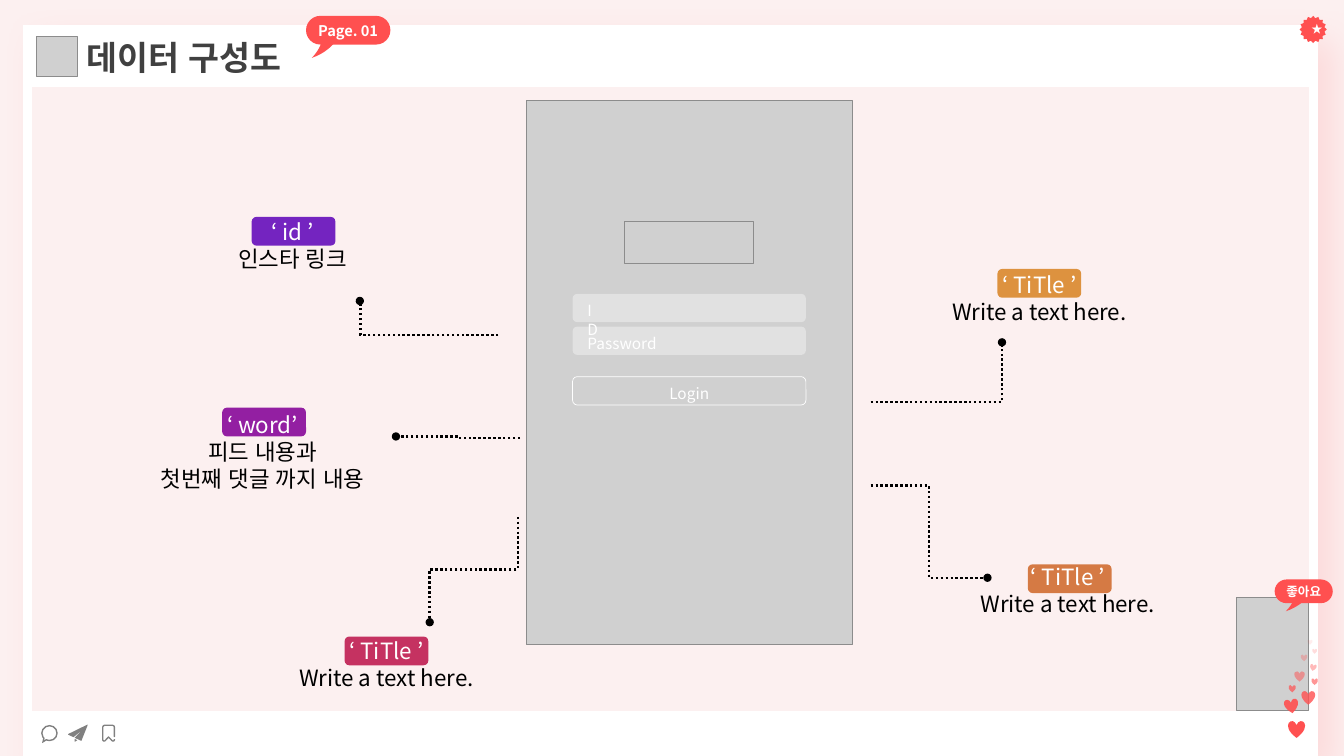
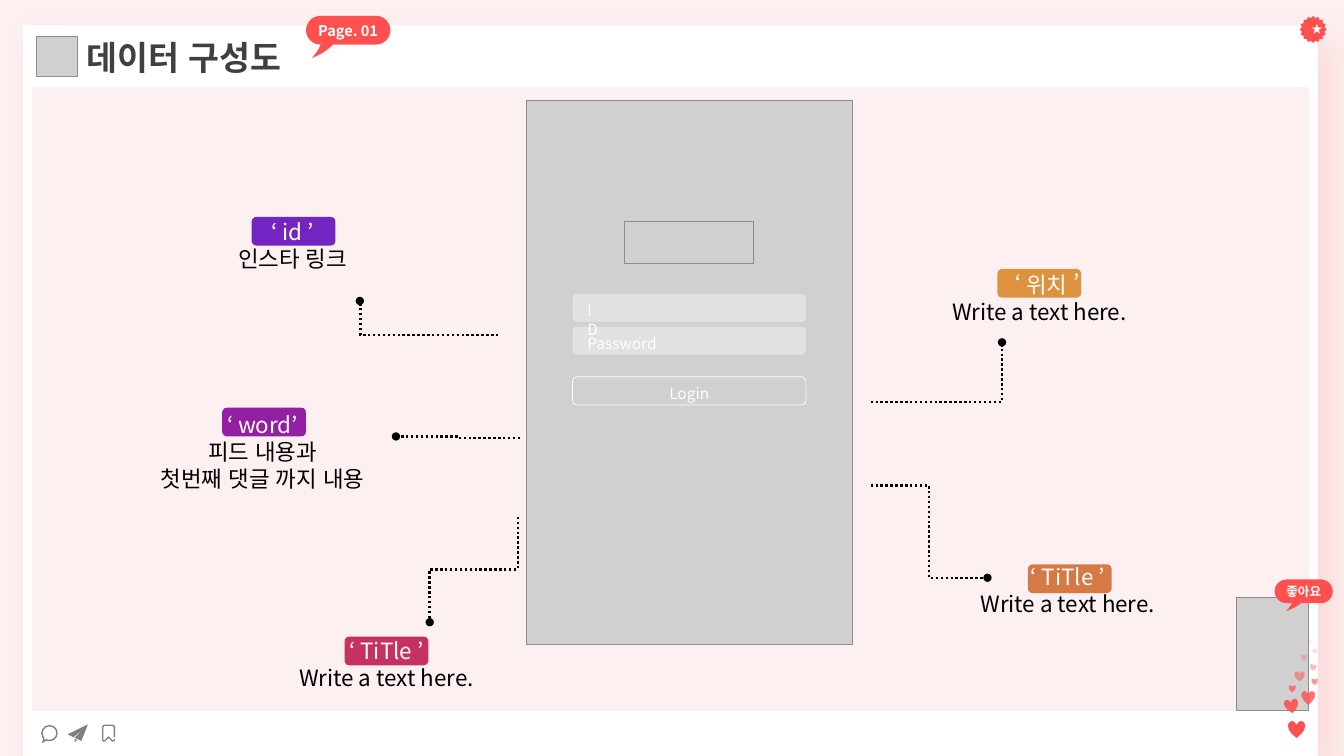
Before and after one commit to yeonji0-0/-22-01-24-, a slide deck: slide 9 of MEDICI (22-01-19 ~ 22-06-24)/13_기업연계프로젝트/인스타 맛집과 현실상권 비교/인스타 상권 비교 ppt.pptx (slide 7 before the commit). Drawn at 1344x756 pixels with LibreOffice and Linux fonts; fonts in the diff are those of the drawing; grey boxes stand for pictures. Boxes give left, top, right and bottom in pixels: in the first picture for what was removed or moved away, otherwise in the second. Text is boxed around its words. In the diff, an @@ line names an element or a change of style, - is before the commit and + after.

```diff
--- a/MEDICI (22-01-19 ~ 22-06-24)/13_기업연계프로젝트/인스타 맛집과 현실상권 비교/인스타 상권 비교 ppt.pptx
+++ b/MEDICI (22-01-19 ~ 22-06-24)/13_기업연계프로젝트/인스타 맛집과 현실상권 비교/인스타 상권 비교 ppt.pptx
@@ text at <box>1026,274,1067,299</box>: text changed @@
-‘ TiTle ’
+‘ 위치 ’
```
Also in this commit, not shown: 6 other slides changed, 5 slides added, 2 other files.
